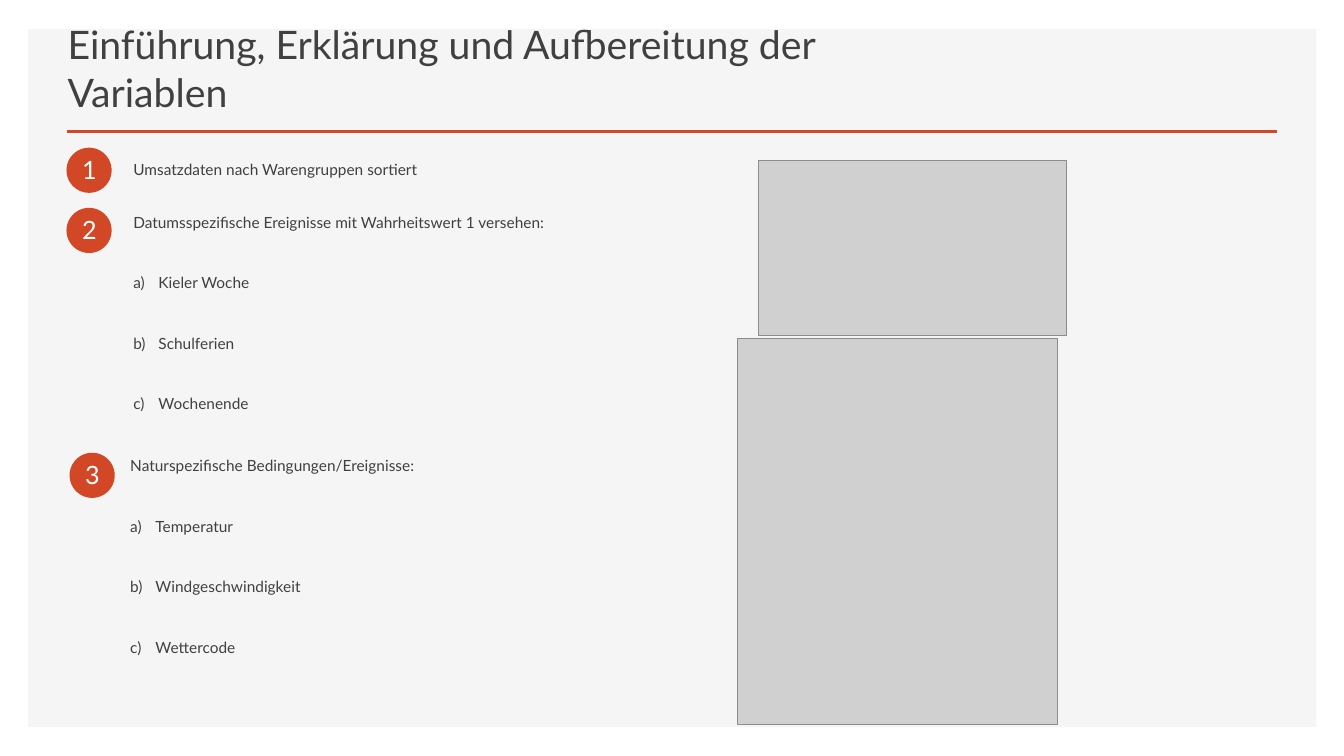
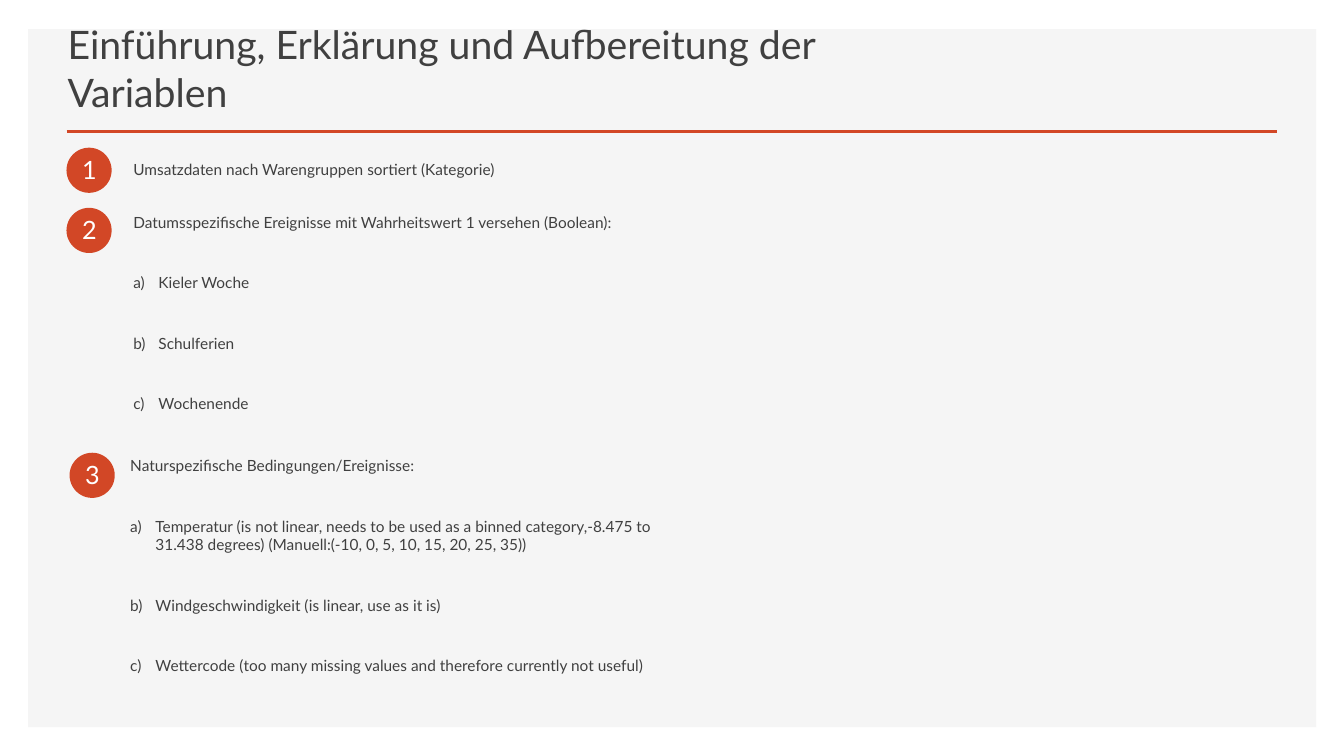
Before and after one commit to annapuu/gruppe3, a slide deck: slide 3 of 4_Presentation/Präsentation.pptx. Drawn at 1344x756 pixels with LibreOffice and Linux fonts; fonts in the diff are those of the drawing; grey boxes stand for pictures. Boxes give left, top, right and bottom in pixels: in the first picture for what was removed or moved away, otherwise in the second. Text is boxed around its words. In the diff, an @@ line names an element or a change of style, - is before the commit and + after.

Commit message:
Updated presentation

```diff
--- a/4_Presentation/Präsentation.pptx
+++ b/4_Presentation/Präsentation.pptx
@@ text at [133, 163, 494, 178]: text changed @@
-Umsatzdaten nach Warengruppen sortiert
+Umsatzdaten nach Warengruppen sortiert (Kategorie)
@@ picture removed at [758, 160, 1067, 336] @@
@@ text at [133, 216, 611, 231]: text changed @@
-Datumsspezifische Ereignisse mit Wahrheitswert 1 versehen:
+Datumsspezifische Ereignisse mit Wahrheitswert 1 versehen (Boolean):
@@ picture removed at [738, 338, 1058, 724] @@
@@ text at [155, 520, 650, 674]: text changed @@
-a) Temperatur
-b) Windgeschwindigkeit
-c) Wettercode
+a) Temperatur (is not linear, needs to be used as a binned category,-8.475 to 31.438 degrees) (Manuell:(-10, 0, 5, 10, 15, 20, 25, 35))
+b) Windgeschwindigkeit (is linear, use as it is)
+c) Wettercode (too many missing values and therefore currently not useful)
```
Also in this commit, not shown: 2 other slides changed, 4 slides added.
